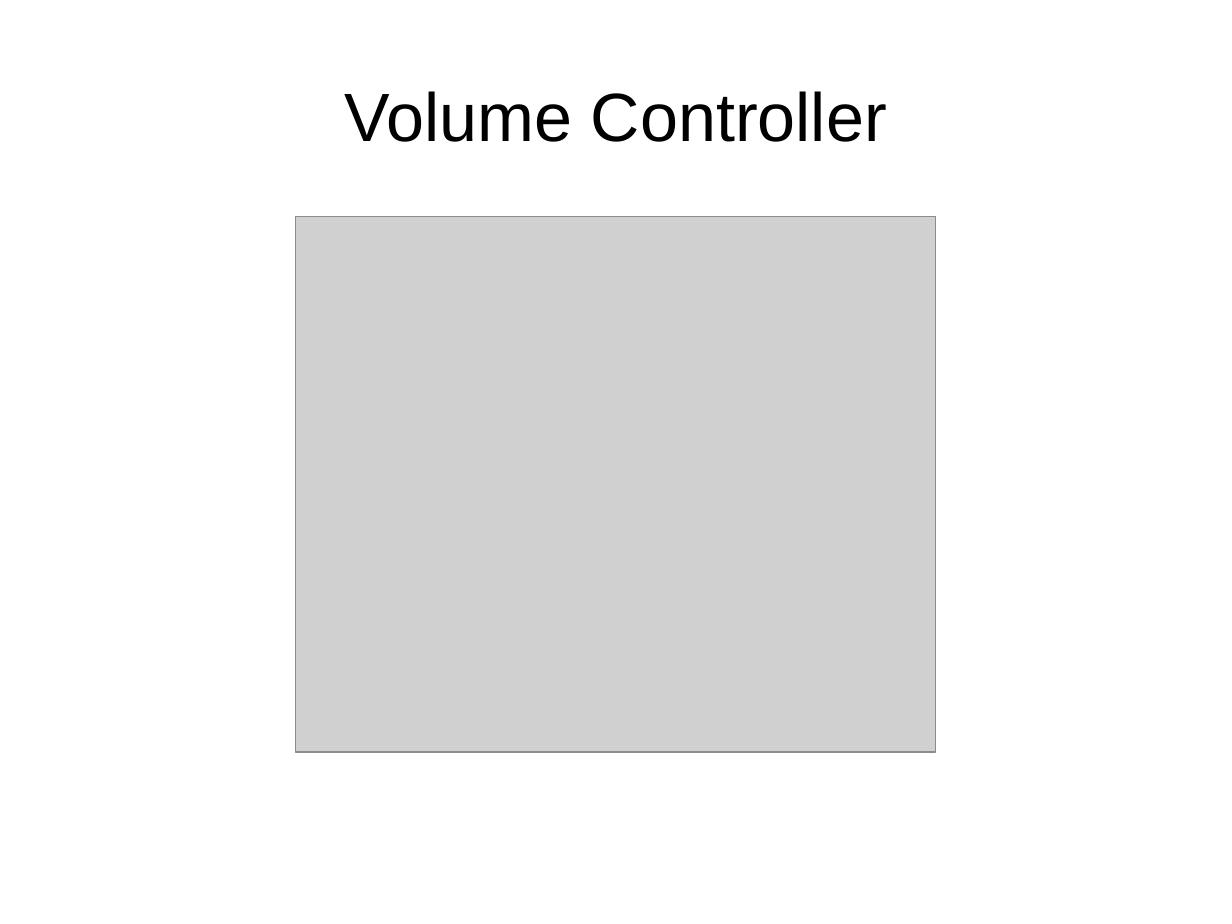
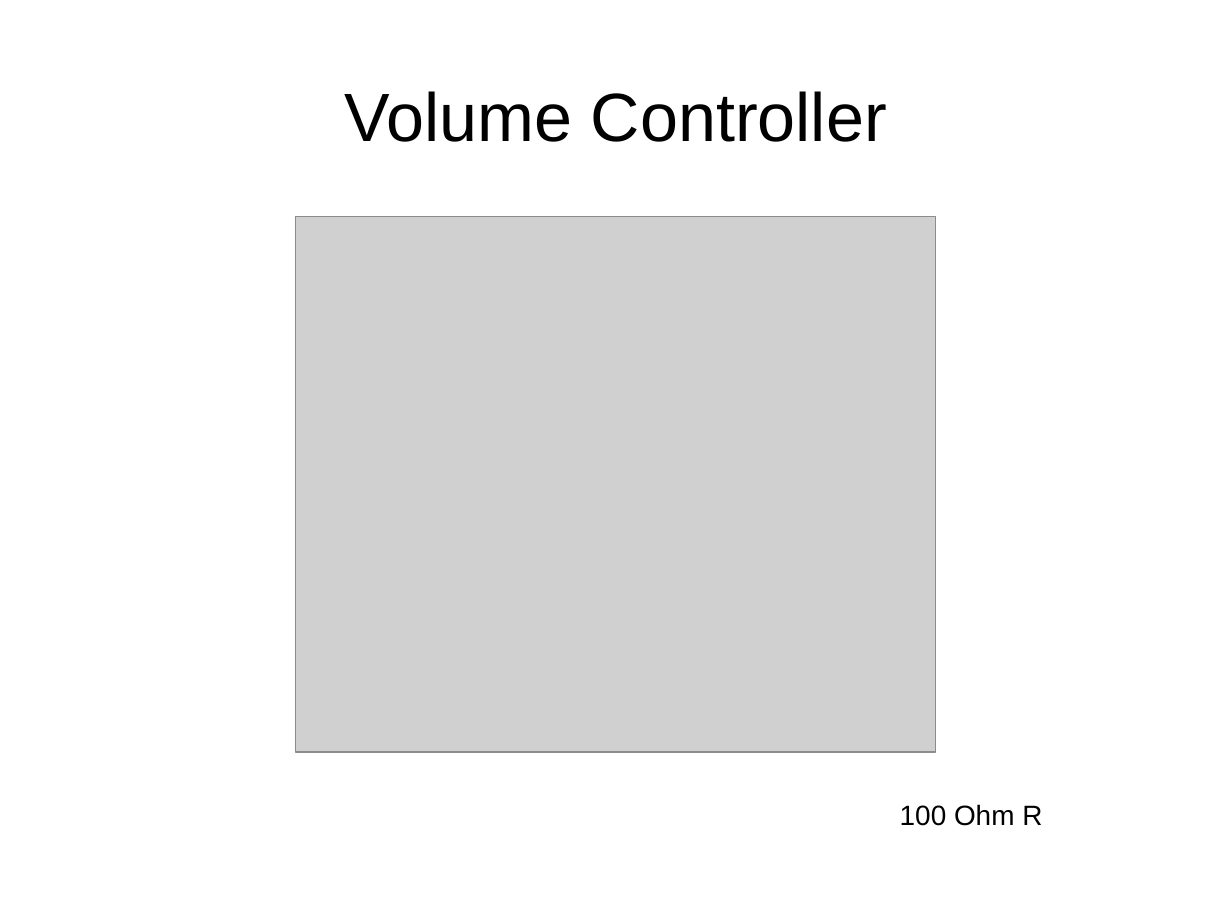
Before and after one commit to dhayanithivijayan/LearnIt, a slide deck: slide 7 of Arduino/DayThree.odp. Drawn at 1232x924 pixels with LibreOffice and Linux fonts; fonts in the diff are those of the drawing; grey boxes stand for pictures. Boxes give left, top, right and bottom in pixels: in the first picture for what was removed or moved away, otherwise in the second. Text is boxed around its words. In the diff, an @@ line names an element or a change of style, - is before the commit and + after.

```diff
--- a/Arduino/DayThree.odp
+++ b/Arduino/DayThree.odp
@@ text added at [900,804,1042,826], 18 pt, text #000000 @@
+100 Ohm R
```
Also in this commit, not shown: 4 slides added, 9 other files.
